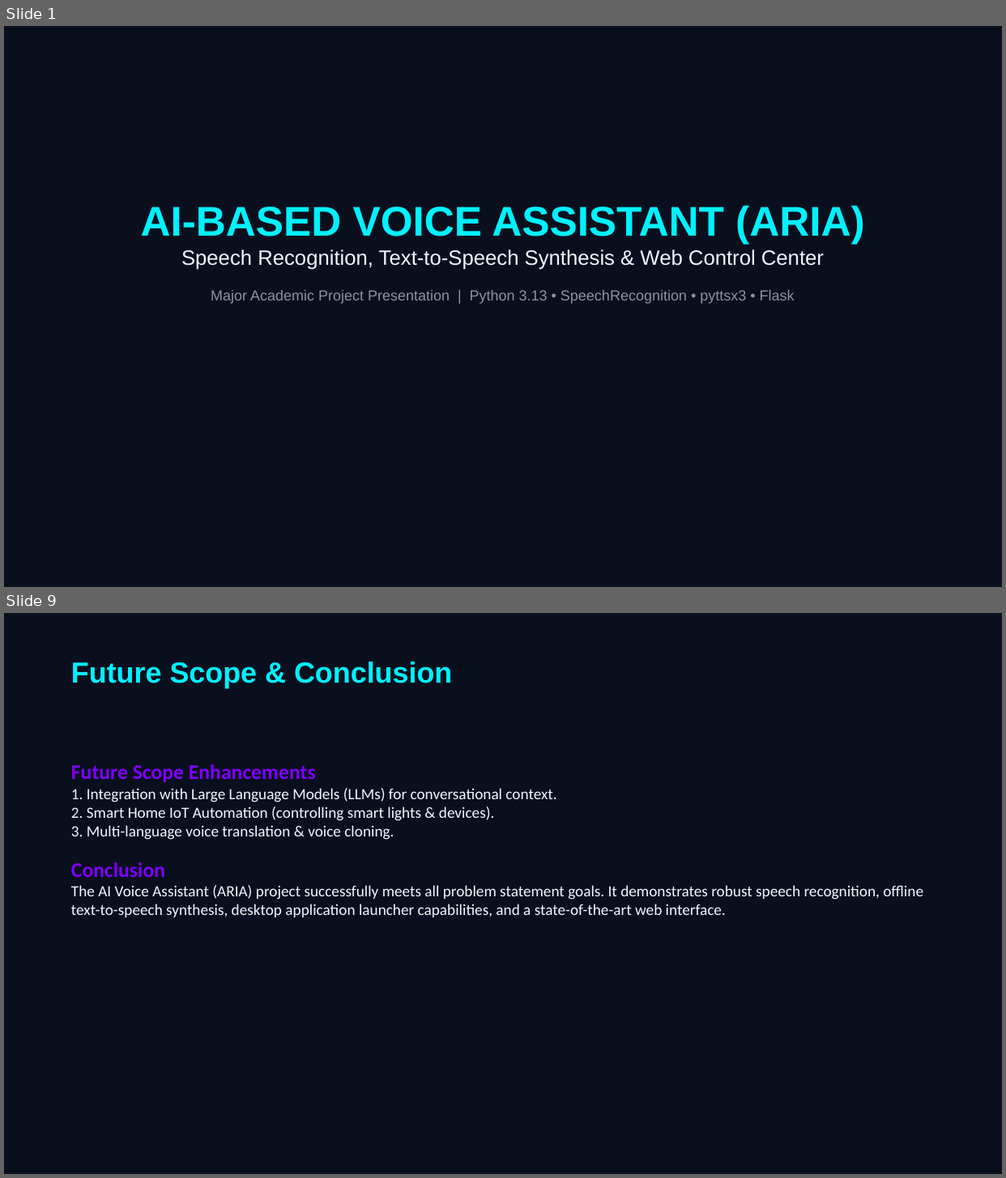
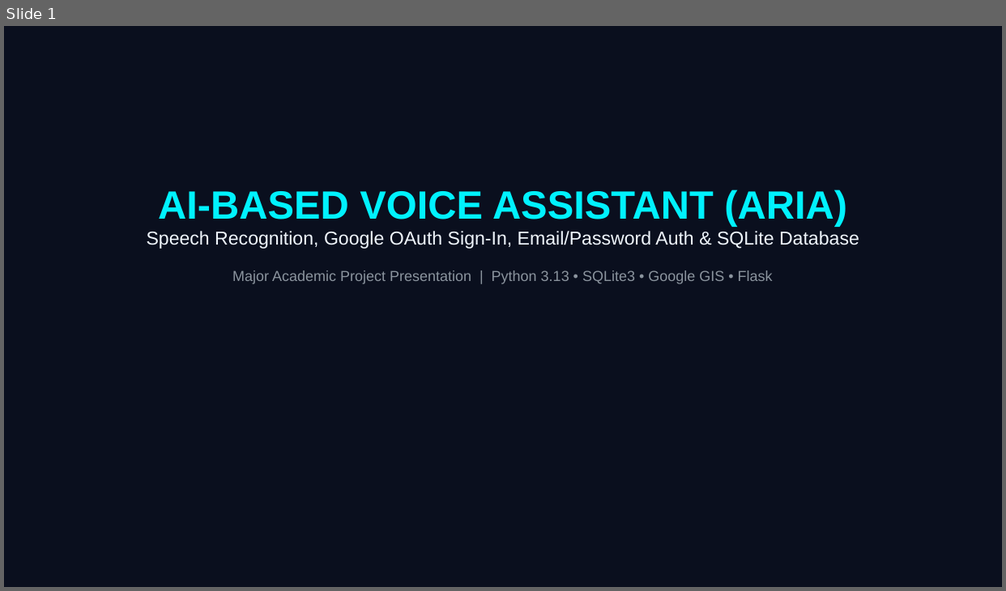
Before and after one commit to Vignesh170000/majorproject_vignesh, a slide deck: AI_Voice_Assistant_Presentation.pptx. Shown one above the other, each under a label of ours: slides 1 and 9 before the commit, slide 1 after it; the slides between them are not shown. The pictures are 1006x1178 and 1006x591 pixels, drawn with LibreOffice and Linux fonts; fonts in the diff are those of the drawing. Boxes give left, top, right and bottom in pixels: in the first picture for what was removed or moved away, otherwise in the second. Text is boxed around its words. In the diff, an @@ line names an element or a change of style, - is before the commit and + after.

```diff
--- a/AI_Voice_Assistant_Presentation.pptx
+++ b/AI_Voice_Assistant_Presentation.pptx
@@ slide 9 removed at (4, 613, 1002, 1174), background #FFFFFF @@
@@ rectangle removed at (4, 613, 1002, 1174) @@
@@ text removed at (71, 662, 452, 688) @@
-Future Scope & Conclusion
@@ text removed at (71, 764, 923, 918) @@
-Future Scope Enhancements
-1. Integration with Large Language Models (LLMs) for conversational context.
-2. Smart Home IoT Automation (controlling smart lights & devices).
-3. Multi-language voice translation & voice cloning.
-Conclusion
-The AI Voice Assistant (ARIA) project successfully meets all problem statement goals. It demonstrates robust speech recognition, offline text-to-speech synthesis, desktop application launcher capabilities, and a state-of-the-art web interface.
@@ slide 1 changed as well @@
@@ text "AI-BASED VOICE ASSISTANT (ARIA)": place and size @@
-text "AI-BASED VOICE ASSISTANT (ARIA)" at (141, 205, 864, 304)
+text "AI-BASED VOICE ASSISTANT (ARIA)" at (147, 190, 859, 284)
@@ text at (158, 190, 847, 226): size 40 to 38 pt in "AI-BASED VOICE ASSISTANT (ARIA)" @@
@@ text at (147, 231, 859, 284): text changed; size 14 to 18 pt; text colour #8B949E to #F0F6FC @@
-Speech Recognition, Text-to-Speech Synthesis & Web Control Center
-Major Academic Project Presentation | Python 3.13 • SpeechRecognition • pyttsx3 • Flask
+Speech Recognition, Google OAuth Sign-In, Email/Password Auth & SQLite Database
+Major Academic Project Presentation | Python 3.13 • SQLite3 • Google GIS • Flask
```
Also in this commit, not shown: 4 other slides changed, 4 slides added, 4 other slides removed, 4 other files.
